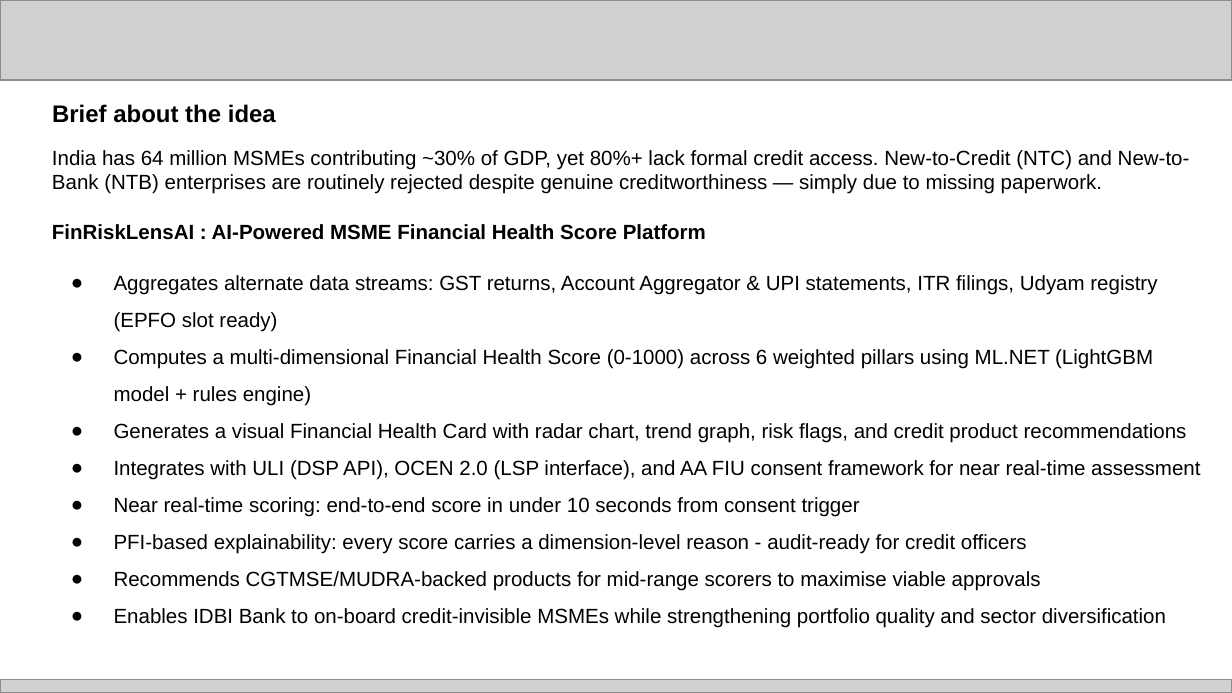
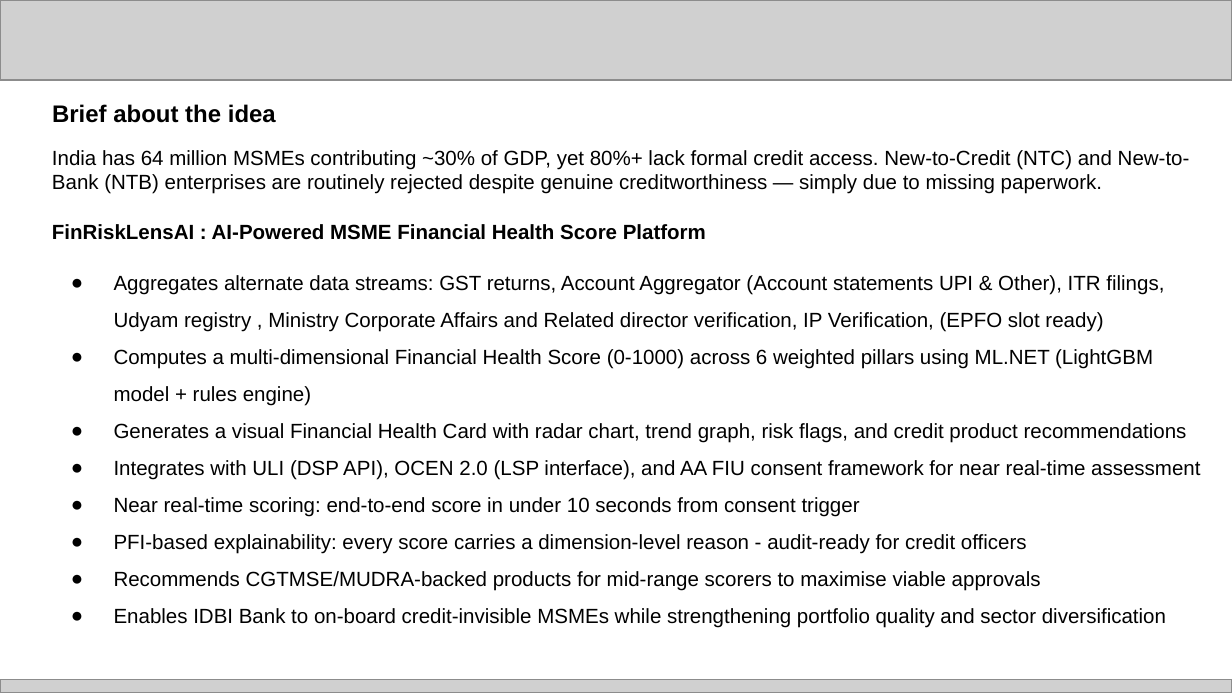
Before and after one commit to abhinavmukwane/FinRiskLensAI, a slide deck: slide 2 of Doc/Prototype Submission Deck _ IDBI Innovate.pptx. Drawn at 1232x693 pixels with LibreOffice and Linux fonts; fonts in the diff are those of the drawing; grey boxes stand for pictures. Boxes give left, top, right and bottom in pixels: in the first picture for what was removed or moved away, otherwise in the second. Text is boxed around its words. In the diff, an @@ line names an element or a change of style, - is before the commit and + after.

Commit message:
# Updated

```diff
--- a/Doc/Prototype Submission Deck _ IDBI Innovate.pptx
+++ b/Doc/Prototype Submission Deck _ IDBI Innovate.pptx
@@ text at (114, 275, 1164, 332): text changed @@
-● Aggregates alternate data streams: GST returns, Account Aggregator & UPI statements, ITR filings, Udyam registry (EPFO slot ready)
+● Aggregates alternate data streams: GST returns, Account Aggregator (Account statements UPI & Other), ITR filings, Udyam registry , Ministry Corporate Affairs and Related director verification, IP Verification, (EPFO slot ready)
```
Also in this commit, not shown: 3 other slides changed.
